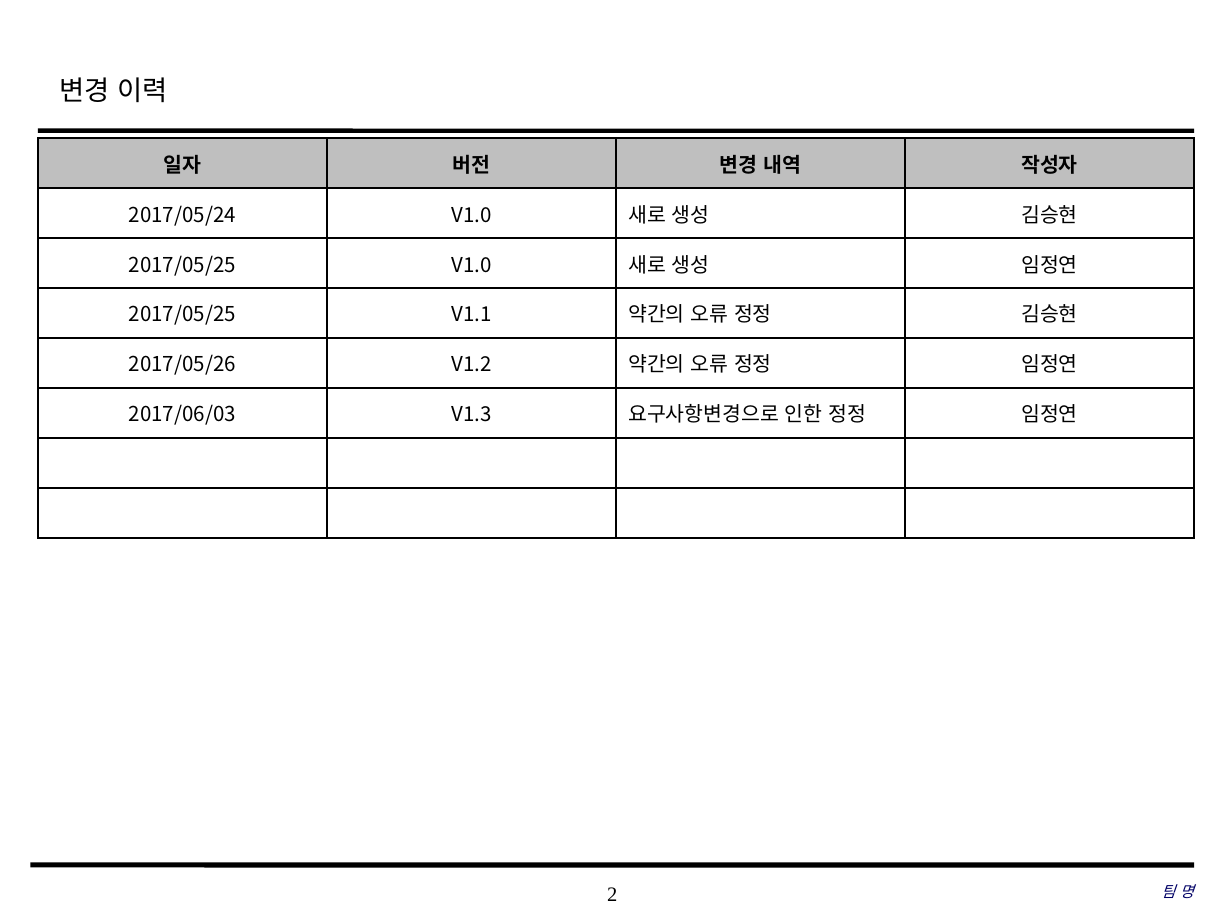
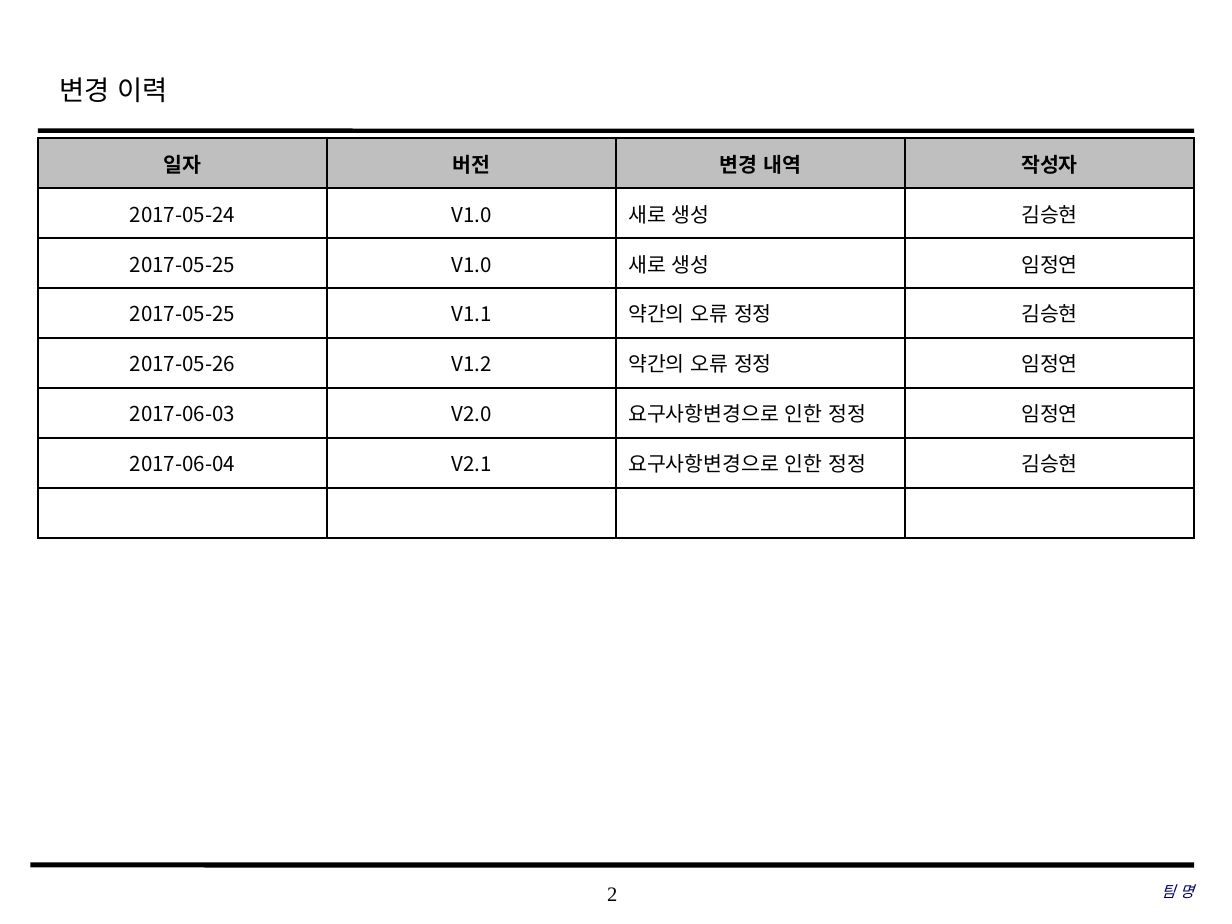
Before and after one commit to SE-admin/9, a slide deck: slide 2 of doc/3_ 설계서/UI Design Template_9_pigeon.pptx. Drawn at 1232x924 pixels with LibreOffice and Linux fonts; fonts in the diff are those of the drawing; background and template pictures are left out. Boxes give left, top, right and bottom in pixels: in the first picture for what was removed or moved away, otherwise in the second. Text is boxed around its words. In the diff, an @@ line names an element or a change of style, - is before the commit and + after.

Commit message:
#905 조교의 요구사항 변경 요청 접수 # 서류 # 전체 서류 # 요구사항 변경에 따른 서류 내용 변경

```diff
--- a/doc/3_ 설계서/UI Design Template_9_pigeon.pptx
+++ b/doc/3_ 설계서/UI Design Template_9_pigeon.pptx
@@ table at [38, 138, 1196, 537] @@
-row 2: 2017/05/24 | V1.0 | 새로 생성 | 김승현
-row 3: 2017/05/25 | V1.0 | 새로 생성 | 임정연
-row 4: 2017/05/25 | V1.1 | 약간의 오류 정정 | 김승현
-row 5: 2017/05/26 | V1.2 | 약간의 오류 정정 | 임정연
-row 6: 2017/06/03 | V1.3 | 요구사항변경으로 인한 정정 | 임정연
+row 2: 2017-05-24 | V1.0 | 새로 생성 | 김승현
+row 3: 2017-05-25 | V1.0 | 새로 생성 | 임정연
+row 4: 2017-05-25 | V1.1 | 약간의 오류 정정 | 김승현
+row 5: 2017-05-26 | V1.2 | 약간의 오류 정정 | 임정연
+row 6: 2017-06-03 | V2.0 | 요구사항변경으로 인한 정정 | 임정연
+row 7: 2017-06-04 | V2.1 | 요구사항변경으로 인한 정정 | 김승현
-row 8:  |  |  | 
```
Also in this commit, not shown: 10 other slides changed, 8 other files.
